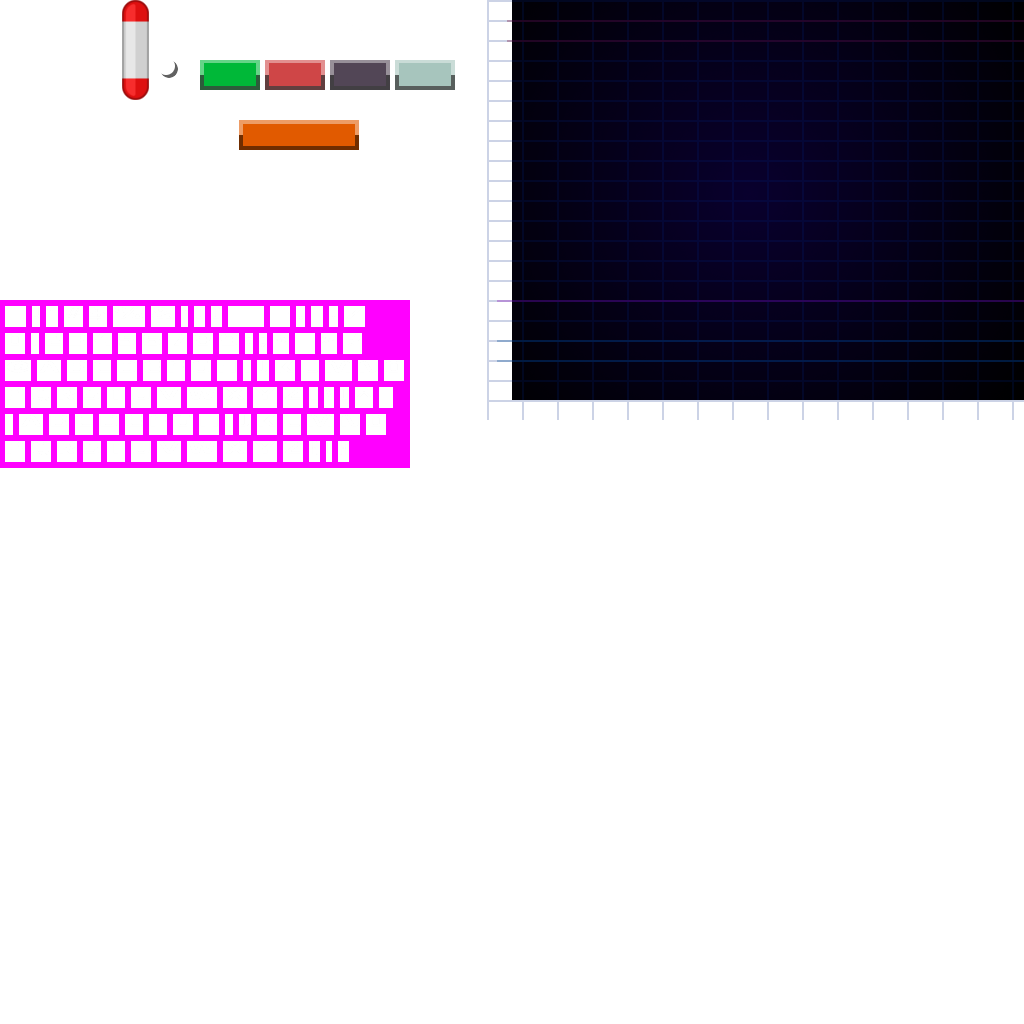
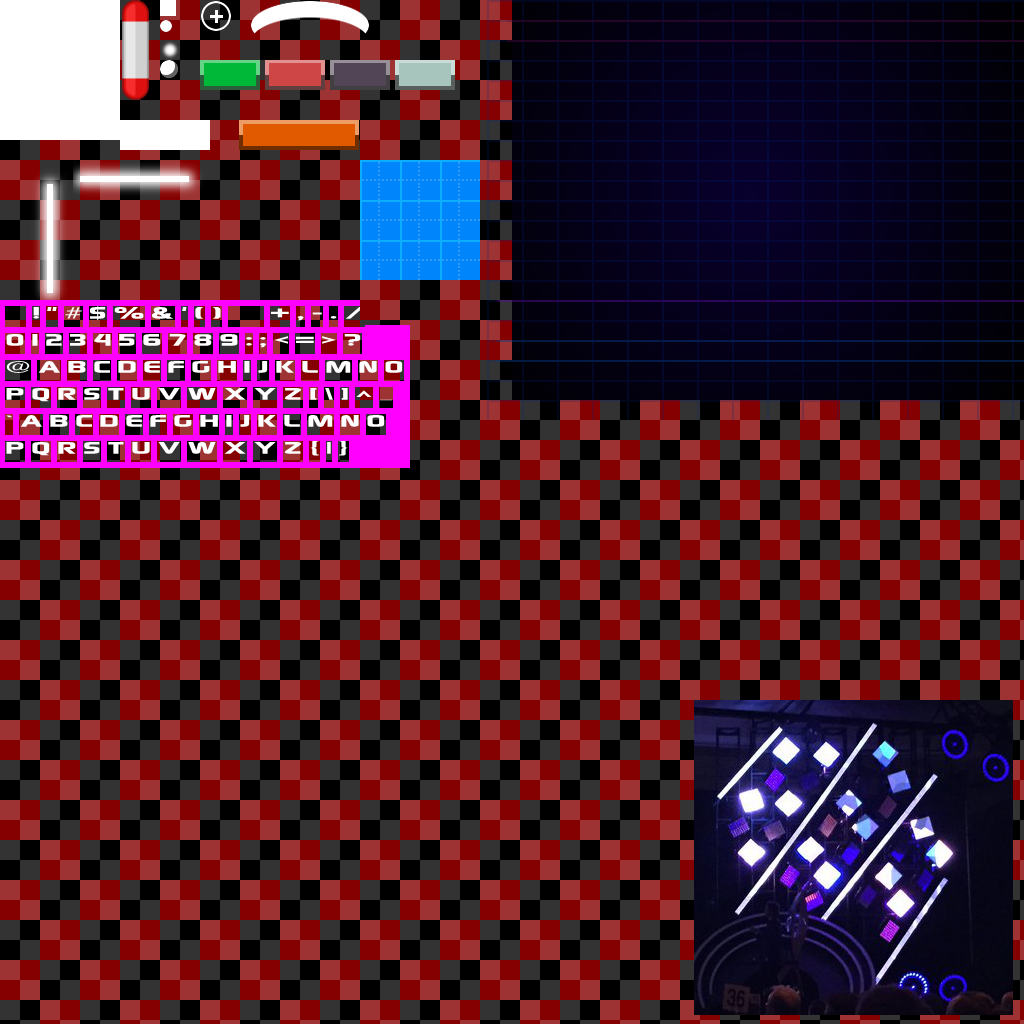
Layers edited between the first and the second 1024 × 1024 image:
added layer "Ebene #7" above "Ebene #6" over [30, 159, 206, 310]
added layer "Ebene #8" (18%) above "Ebene" over [362, 162, 480, 280]
painted on "Ebene" over [360, 160, 1013, 1015]
showed "Ebene #3" over [0, 0, 1024, 1024]
